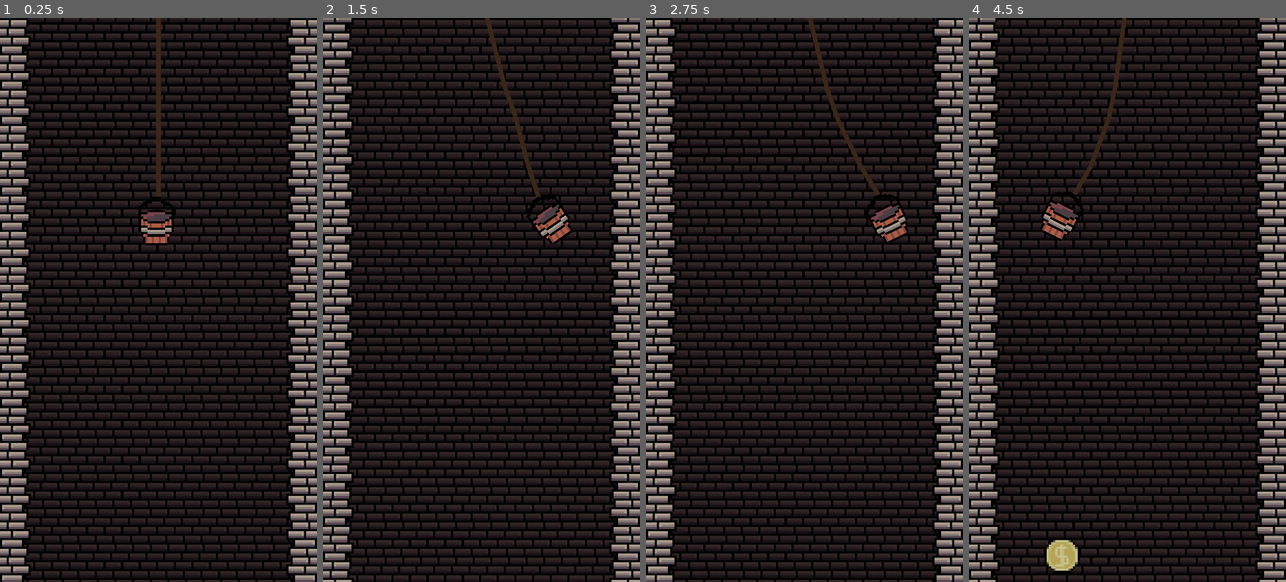
Above: before the commit, frames 1-4 (left to right).
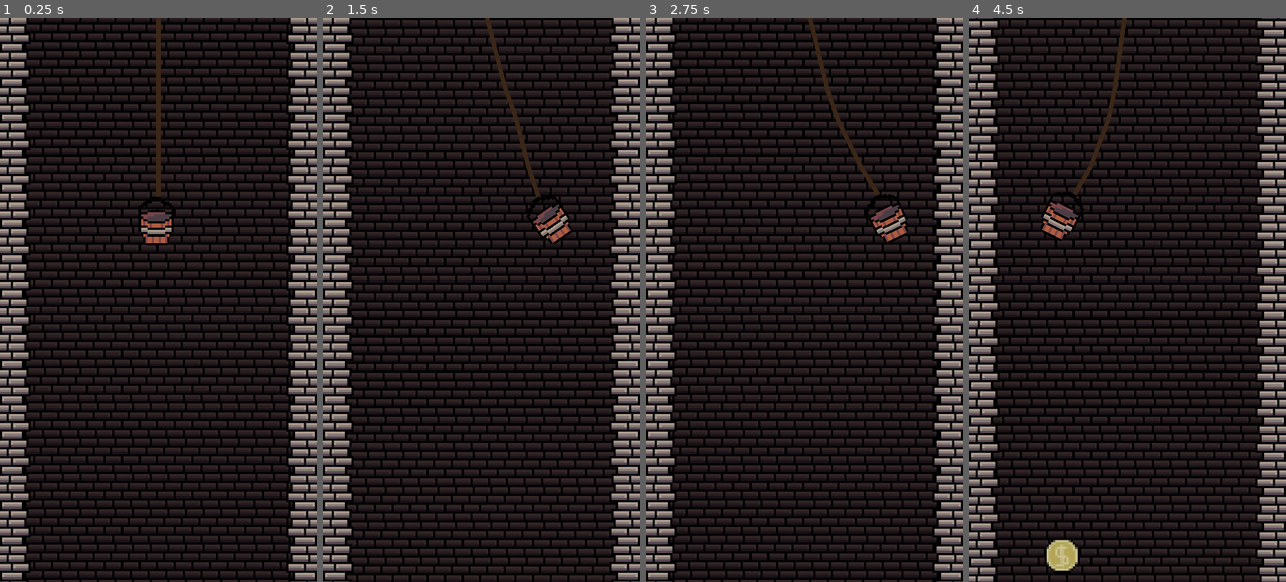
Above: after the commit, the same moments.

Repository: AdrienPiechocki/LudumDareAvril2025
Game: Godot game, scene res://Scenes/Game.tscn
The game is run twice, just before and just after one commit, with the same random seed, the same clock (stepped at 60 frames per second) and the same inputs.
Inputs:
- Up to frame 1 (0.25 s): no input
- Up to frame 2 (1.5 s): hold Right (ui_right) 0.53-1.28 s; hold Down (ui_down) from 1.28 s (still down)
- Up to frame 3 (2.75 s): release Down (ui_down) at 2.03 s; hold Right (ui_right) from 2.03 s (still down)
- Up to frame 4 (4.5 s): release Right (ui_right) at 2.78 s; hold Up (ui_up) 2.78-3.53 s; hold Left (ui_left) from 3.53 s (still down)

The runs differ from the first frame. In frame 1, 15% of the frame differs, in the area x 0-100%, y 0-100%; in frame 2, 14%; in frame 3, 16%; in frame 4, 16%.

Commit message:
Fix Particules and Wall Speed

Diff:
--- a/Prefabs/Particules/DisposableCpuParticules.tscn
+++ b/Prefabs/Particules/DisposableCpuParticules.tscn
@@ -3,7 +3,6 @@
 [ext_resource type="Script" uid="uid://cp4wpp55208v0" path="res://Scripts/disposable_cpu_particules.gd" id="1_1wiod"]
 
 [node name="DisposableCpuParticules" type="CPUParticles2D"]
-emitting = false
 script = ExtResource("1_1wiod")
 
 [connection signal="finished" from="." to="." method="_on_finished"]
--- a/Prefabs/ShaderWall.tscn
+++ b/Prefabs/ShaderWall.tscn
@@ -5,7 +5,7 @@
 
 [sub_resource type="ShaderMaterial" id="ShaderMaterial_j2k8g"]
 shader = ExtResource("1_bdi57")
-shader_parameter/fSpeed = 0.5
+shader_parameter/fSpeed = 0.8
 
 [sub_resource type="RectangleShape2D" id="RectangleShape2D_j2k8g"]
 size = Vector2(16, 16)
--- a/Scripts/Coin.gd
+++ b/Scripts/Coin.gd
@@ -11,9 +11,9 @@
 
 
 func _on_area_2d_area_entered(area: Area2D) -> void:
-	get_parent().add_child($CoinParticules)
-	get_node("../CoinParticules").position = position
-	$CoinParticules.emitting = true
+	var particules : CPUParticles2D = $CoinParticules
+	particules.reparent(get_parent())
+	particules.emitting = true
 	get_node("../CoinHit").play()
 	get_node("../Player/Bucket").addCoin()
 	queue_free()
--- a/Shaders/ShaderWall.gdshader
+++ b/Shaders/ShaderWall.gdshader
@@ -1,6 +1,6 @@
 shader_type canvas_item;
 
-uniform float fSpeed = .5;
+uniform float fSpeed = 0.8;
 
 void vertex()
 {
Not shown: 1 places in Prefabs/Particules/CoinParticules.tscn that only renumber resources
Not shown: 1 places in Prefabs/Particules/ExplosionParticules.tscn that only renumber resources
